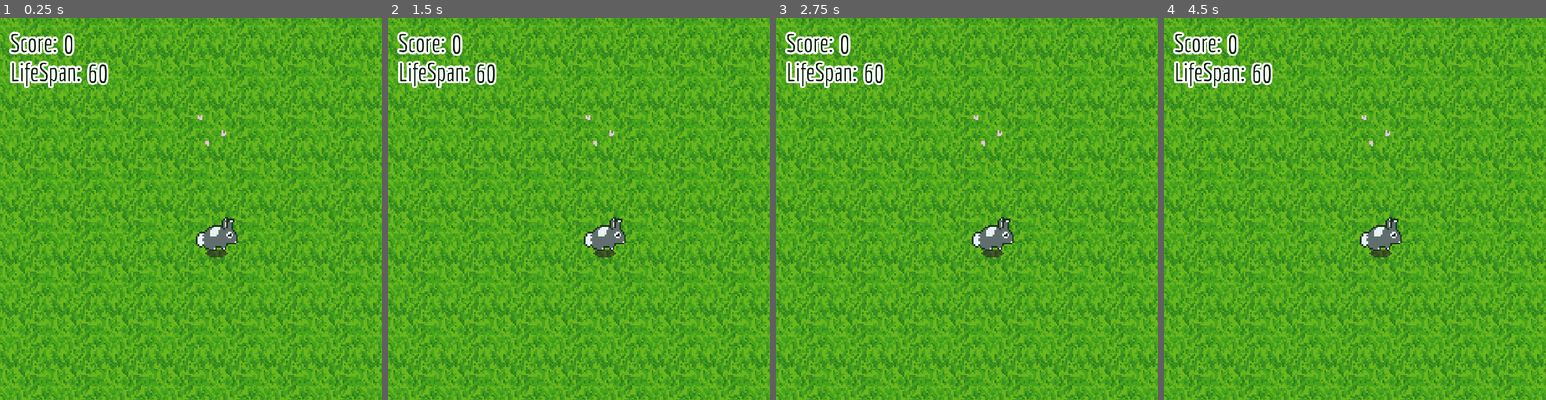
Above: before the commit, frames 1-4 (left to right).
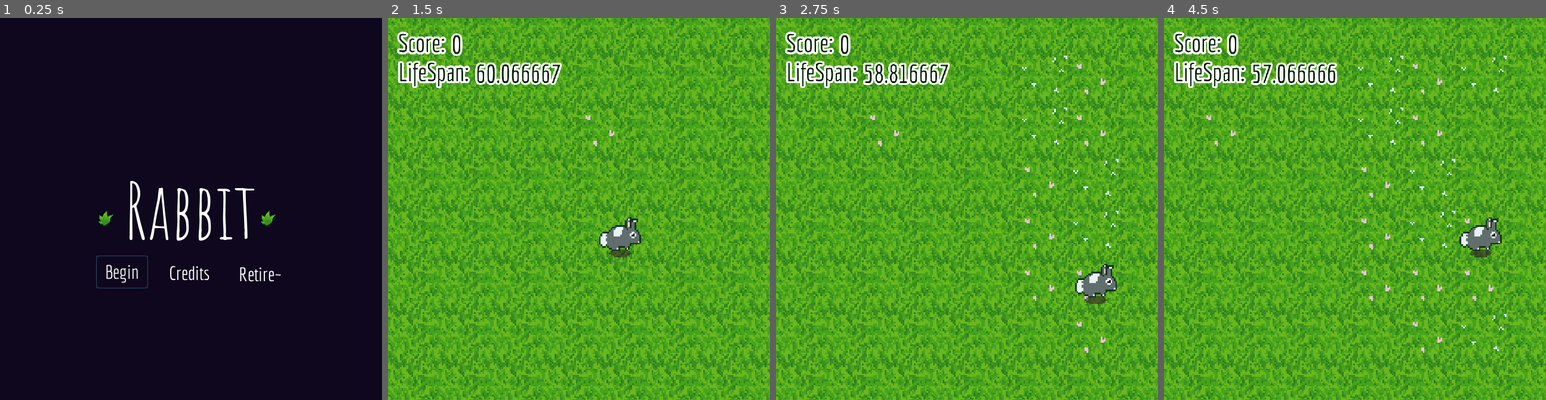
Above: after the commit, the same moments.

Repository: Amrith369/Rabbit
Game: Godot game, scene res://Scenes/Title_Screen.tscn
Same seed, same stepped clock (60 frames per second), same inputs: the game is played once before the commit and once after it. Before the commit the project starts from res://Scenes/MainScene.tscn.
Inputs (mouse positions are in pixels of both pictures, inside the frame that each line leads up to):
- Up to frame 1 (0.25 s): no input
- Up to frame 2 (1.5 s): click (510, 270) at 0.5 s, where only the run after the commit has a clickable "Begin"; hold Right (ui_right) from 1.28 s (still down)
- Up to frame 3 (2.75 s): release Right (ui_right) at 2.03 s; hold Down (ui_down) from 2.03 s (still down)
- Up to frame 4 (4.5 s): release Down (ui_down) at 2.78 s; hold Right (ui_right) 2.78-3.53 s; hold Up (ui_up) 3.53-4.28 s; hold Left (ui_left) from 4.28 s (still down)

The runs differ from the first frame. In frame 1, 100% of the frame differs, in the area x 0-100%, y 0-100%; in frame 2, 1.8%; in frame 3, 2.8%; in frame 4, 3.1%.

Commit message:
Changed-Startup-Scene
-

Diff:
--- a/RabbitProject/project.godot
+++ b/RabbitProject/project.godot
@@ -16,7 +16,9 @@
 [application]
 
 config/name="Rabbit"
-run/main_scene="res://Scenes/MainScene.tscn"
+run/main_scene="res://Scenes/Title_Screen.tscn"
+boot_splash/image="res://rabbit_ico.png"
+boot_splash/bg_color=Color( 0.584314, 0.847059, 0.45098, 1 )
 config/icon="res://rabbit_ico.png"
 
 [autoload]
Not shown, changed: RabbitProject/export_presets.cfg
